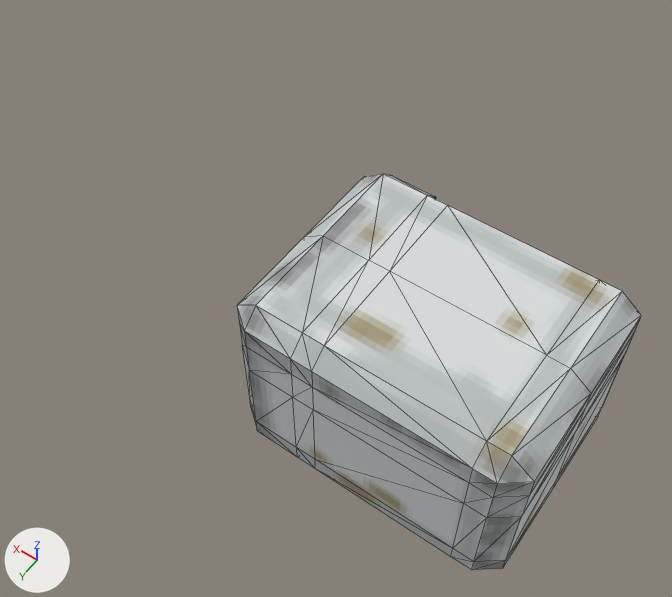
Two versions of the OBJ model Resources/player/Microwave_body.obj, one commit apart.
Camera for both pictures: a camera (50 mm lens) standing at (-2.02, 4.1, 7.65) and looking at (0.95, -0.06, 1.11). Lighting does not change. The marker at lower left points along +X, +Y and +Z. Mesh edges are drawn as thin lines. Where no turn or scale is listed for an object, it has been applied to the vertices. Vertices at the same position are counted once.

Objects in the first picture: 'beveled_cuboid.009'.
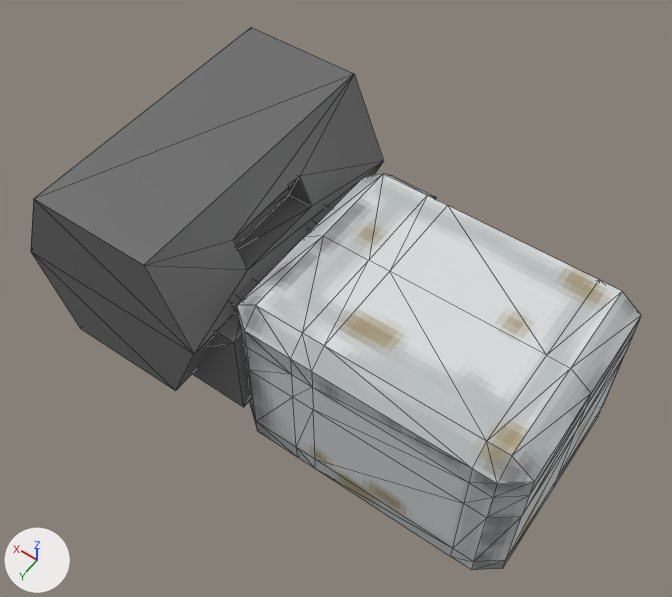
The newer file is also turned or shifted as a whole; pictures and numbers use the older file's frame.

Location of each change, [x1, y1, x2, y2] in pixels of the pictures (672 x 597 px):
'beveled_cuboid.009', reshaped (51% wider, 37% taller): before [237, 174, 641, 570]; after [31, 27, 641, 570]
part 1 of me_beveled_cuboid_009, added (black): after [192, 312, 251, 407]
part 2 of me_beveled_cuboid_009, added: after [230, 279, 259, 313]
part 3 of me_beveled_cuboid_009, added: after [306, 205, 332, 232]
part 4 of me_beveled_cuboid_009, added: after [31, 27, 383, 391]

Edits to the bpy script that builds the scene:
```text
Add img_mg_testuv_png:
    img_mg_testuv_png = load_image('MG_testUV.png', '../MG_testUV.png', 1024, 1024, 'sRGB')
Add mat_material_004:
    mat_material_004 = principled_material('Material.004')
    mat_material_004.texture = img_mg_testuv_png
Change me_beveled_cuboid_009:
    used by ob_beveled_cuboid_009; location = (0.0, 0.0, 0.0)
    remove me_beveled_cuboid_009.from_pydata(...)  # 204 vertices, 346 faces; spans x -1.4..1.29, y -1.25..1.0, z -0.01..1.86
    add me_beveled_cuboid_009.from_pydata(...)  # 256 vertices, 430 faces; spans x -1.4..3.31, y -1.49..1.27, z -0.01..2.3
    me_beveled_cuboid_009 part 1: a new loose piece, a box spanning x 1.21..2.21, y -1.0..1.0, z 0.44..1.44, in mat_material_004 (picture img_mg_testuv_png)
    me_beveled_cuboid_009 part 2: a new loose piece, a box spanning x 1.11..2.31, y 0.45..0.75, z 0.34..1.54, in mat_material_004 (picture img_mg_testuv_png)
    me_beveled_cuboid_009 part 3: a new loose piece, a box spanning x 1.11..2.31, y -0.61..-0.3, z 0.34..1.54, in mat_material_004 (picture img_mg_testuv_png)
    me_beveled_cuboid_009 part 4: a new loose piece of 20 vertices spanning x 1.41..3.31, y -1.49..1.27, z 0.55..2.3, in mat_material_004 (picture img_mg_testuv_png)
    add me_beveled_cuboid_009.materials.append(mat_material_004)  # picture img_mg_testuv_png
```
